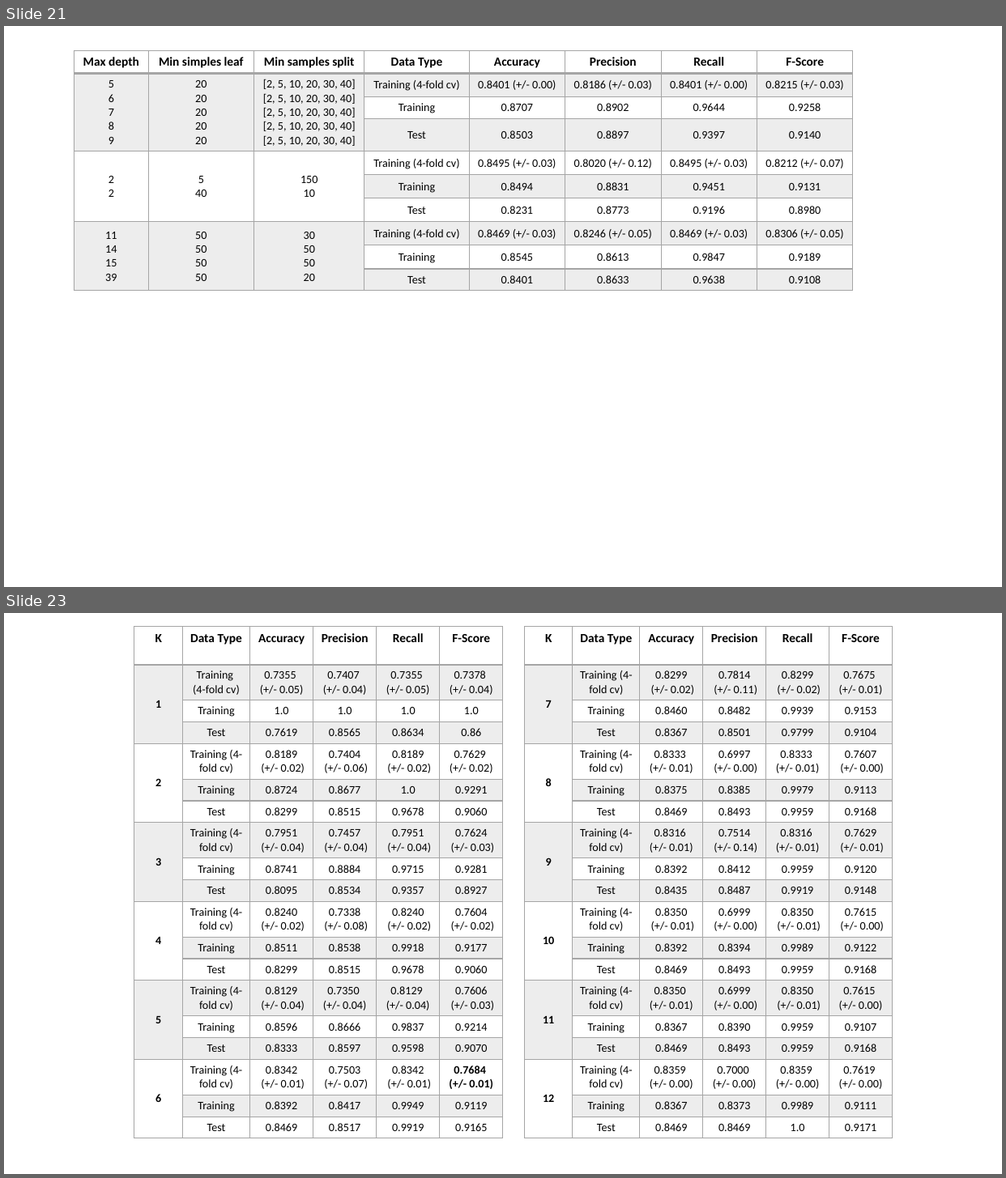
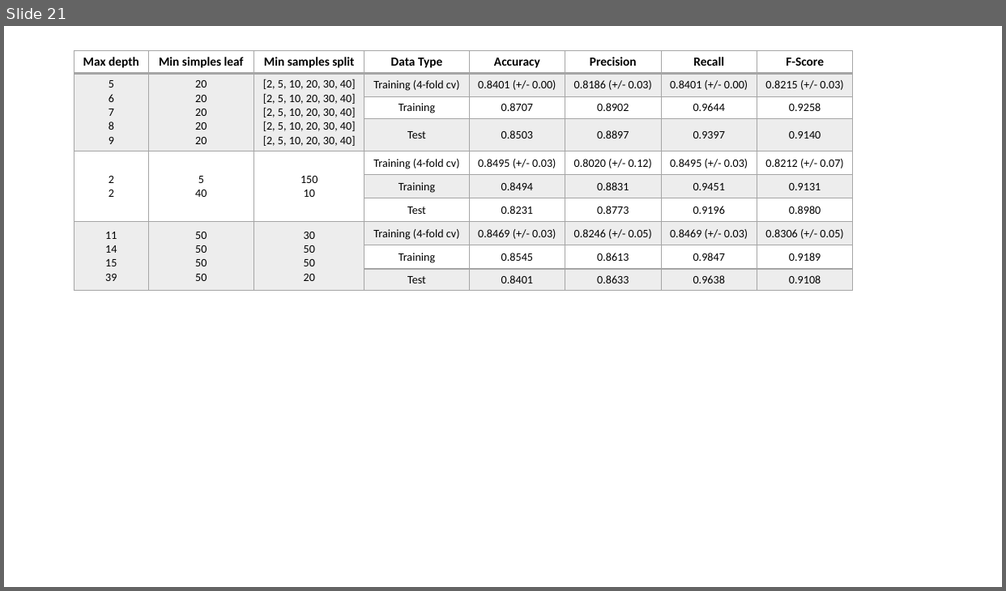
Before and after one commit to samucucchi/DataMining-1, a slide deck: Report/imgs/Presentazione standard1.pptx. Shown one above the other, each under a label of ours: slides 21 and 23 before the commit, slide 21 after it; the slides between them are not shown. The pictures are 1006x1178 and 1006x591 pixels, drawn with LibreOffice and Linux fonts; fonts in the diff are those of the drawing. Boxes give left, top, right and bottom in pixels: in the first picture for what was removed or moved away, otherwise in the second. Text is boxed around its words. In the diff, an @@ line names an element or a change of style, - is before the commit and + after.

```diff
--- a/Report/imgs/Presentazione standard1.pptx
+++ b/Report/imgs/Presentazione standard1.pptx
@@ slide 23 removed at [4, 613, 1002, 1174], background #FFFFFF @@
@@ table removed at [134, 627, 504, 1135], 19 rows, 6 columns @@
-K | Data Type | Accuracy | Precision | Recall | F-Score
-1 | Training / (4-fold cv) | 0.7355 / (+/- 0.05) | 0.7407 / (+/- 0.04) | 0.7355 / (+/- 0.05) | 0.7378 / (+/- 0.04)
- | Training | 1.0 | 1.0 | 1.0 | 1.0
- | Test | 0.7619 | 0.8565 | 0.8634 | 0.86
-2 | Training (4-fold cv) | 0.8189 / (+/- 0.02) | 0.7404 / (+/- 0.06) | 0.8189 / (+/- 0.02) | 0.7629 / (+/- 0.02)
- | Training | 0.8724 | 0.8677 | 1.0 | 0.9291
- | Test | 0.8299 | 0.8515 | 0.9678 | 0.9060
-3 | Training (4-fold cv) | 0.7951 / (+/- 0.04) | 0.7457 / (+/- 0.04) | 0.7951 / (+/- 0.04) | 0.7624 / (+/- 0.03)
- | Training | 0.8741 | 0.8884 | 0.9715 | 0.9281
- | Test | 0.8095 | 0.8534 | 0.9357 | 0.8927
-4 | Training (4-fold cv) | 0.8240 / (+/- 0.02) | 0.7338 / (+/- 0.08) | 0.8240 / (+/- 0.02) | 0.7604 / (+/- 0.02)
- | Training | 0.8511 | 0.8538 | 0.9918 | 0.9177
- | Test | 0.8299 | 0.8515 | 0.9678 | 0.9060
-5 | Training (4-fold cv) | 0.8129 / (+/- 0.04) | 0.7350 / (+/- 0.04) | 0.8129 / (+/- 0.04) | 0.7606 / (+/- 0.03)
- | Training | 0.8596 | 0.8666 | 0.9837 | 0.9214
- | Test | 0.8333 | 0.8597 | 0.9598 | 0.9070
-6 | Training (4-fold cv) | 0.8342 / (+/- 0.01) | 0.7503 / (+/- 0.07) | 0.8342 / (+/- 0.01) | 0.7684 / (+/- 0.01)
- | Training | 0.8392 | 0.8417 | 0.9949 | 0.9119
- | Test | 0.8469 | 0.8517 | 0.9919 | 0.9165
@@ table removed at [524, 627, 891, 1135], 19 rows, 6 columns @@
-K | Data Type | Accuracy | Precision | Recall | F-Score
-7 | Training (4-fold cv) | 0.8299 / (+/- 0.02) | 0.7814 / (+/- 0.11) | 0.8299 / (+/- 0.02) | 0.7675 / (+/- 0.01)
- | Training | 0.8460 | 0.8482 | 0.9939 | 0.9153
- | Test | 0.8367 | 0.8501 | 0.9799 | 0.9104
-8 | Training (4-fold cv) | 0.8333 / (+/- 0.01) | 0.6997 / (+/- 0.00) | 0.8333 / (+/- 0.01) | 0.7607 / (+/- 0.00)
- | Training | 0.8375 | 0.8385 | 0.9979 | 0.9113
- | Test | 0.8469 | 0.8493 | 0.9959 | 0.9168
-9 | Training (4-fold cv) | 0.8316 / (+/- 0.01) | 0.7514 / (+/- 0.14) | 0.8316 / (+/- 0.01) | 0.7629 / (+/- 0.01)
- | Training | 0.8392 | 0.8412 | 0.9959 | 0.9120
- | Test | 0.8435 | 0.8487 | 0.9919 | 0.9148
-10 | Training (4-fold cv) | 0.8350 / (+/- 0.01) | 0.6999 / (+/- 0.00) | 0.8350 / (+/- 0.01) | 0.7615 / (+/- 0.00)
- | Training | 0.8392 | 0.8394 | 0.9989 | 0.9122
- | Test | 0.8469 | 0.8493 | 0.9959 | 0.9168
-11 | Training (4-fold cv) | 0.8350 / (+/- 0.01) | 0.6999 / (+/- 0.00) | 0.8350 / (+/- 0.01) | 0.7615 / (+/- 0.00)
- | Training | 0.8367 | 0.8390 | 0.9959 | 0.9107
- | Test | 0.8469 | 0.8493 | 0.9959 | 0.9168
-12 | Training (4-fold cv) | 0.8359 / (+/- 0.00) | 0.7000 / (+/- 0.00) | 0.8359 / (+/- 0.00) | 0.7619 / (+/- 0.00)
- | Training | 0.8367 | 0.8373 | 0.9989 | 0.9111
- | Test | 0.8469 | 0.8469 | 1.0 | 0.9171
```
Also in this commit, not shown: 2 slides changed, 3 slides added, 1 other slide removed, 3 other files.
